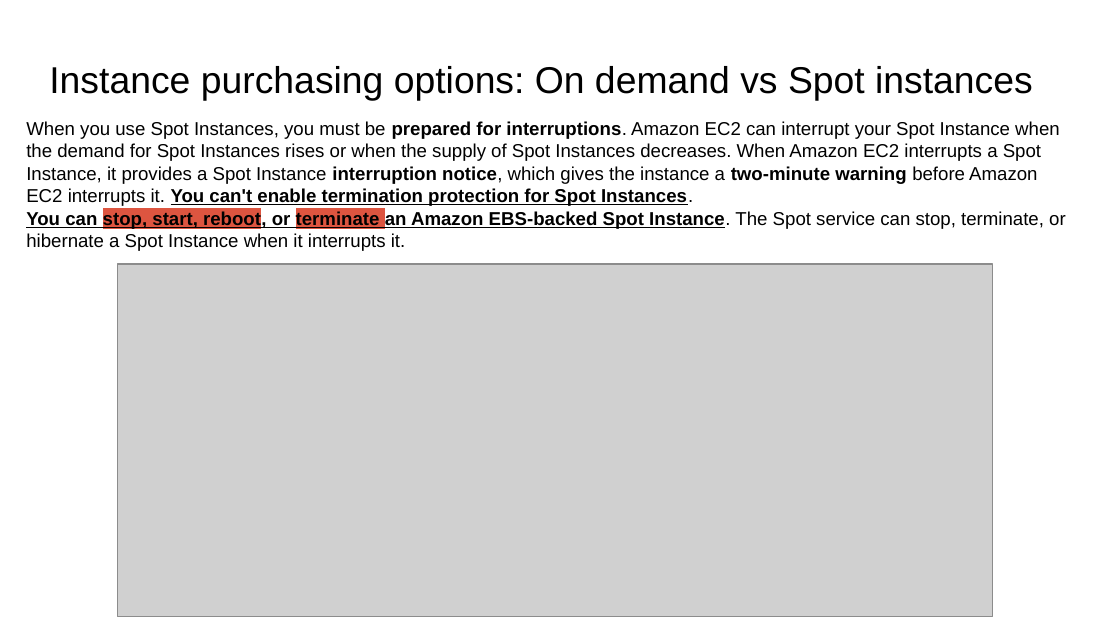
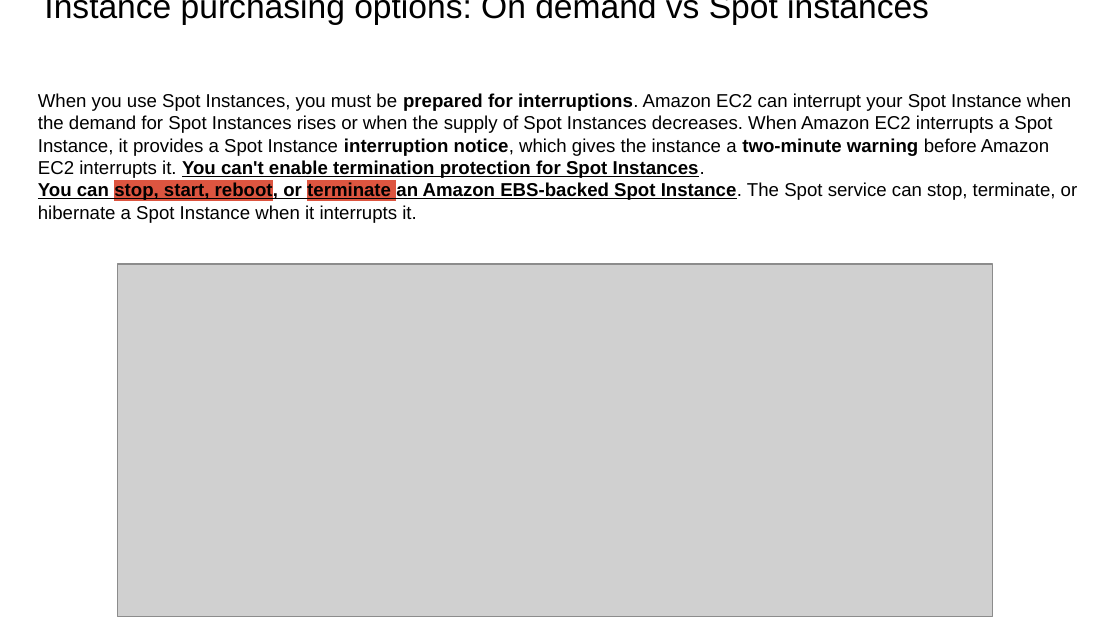
Before and after one commit to IlyaChakun/aws-iba-courses, a slide deck: slide 23 of lecture-materials/Compute/1-ec2/EC2.pptx (slide 22 before the commit). Drawn at 1120x630 pixels with LibreOffice and Linux fonts; fonts in the diff are those of the drawing; grey boxes stand for pictures. Boxes give left, top, right and bottom in pixels: in the first picture for what was removed or moved away, otherwise in the second. Text is boxed around its words. In the diff, an @@ line names an element or a change of style, - is before the commit and + after.

```diff
--- a/lecture-materials/Compute/1-ec2/EC2.pptx
+++ b/lecture-materials/Compute/1-ec2/EC2.pptx
@@ title "Instance purchasing options: On demand ...": place and size @@
-title "Instance purchasing options: On demand ..." at <box>49,66,1033,101</box>
+title "Instance purchasing options: On demand ..." at <box>44,0,929,24</box>
@@ title "Instance purchasing options: On demand ..." at <box>44,0,929,24</box>: size 24 to 21.6 pt @@
@@ text "When you use Spot Instances, ...": place and size @@
-text "When you use Spot Instances, ..." at <box>26,121,1066,251</box>
+text "When you use Spot Instances, ..." at <box>38,93,1078,223</box>
```
Also in this commit, not shown: 1 other slide changed, 2 slides added, 15 other files.
